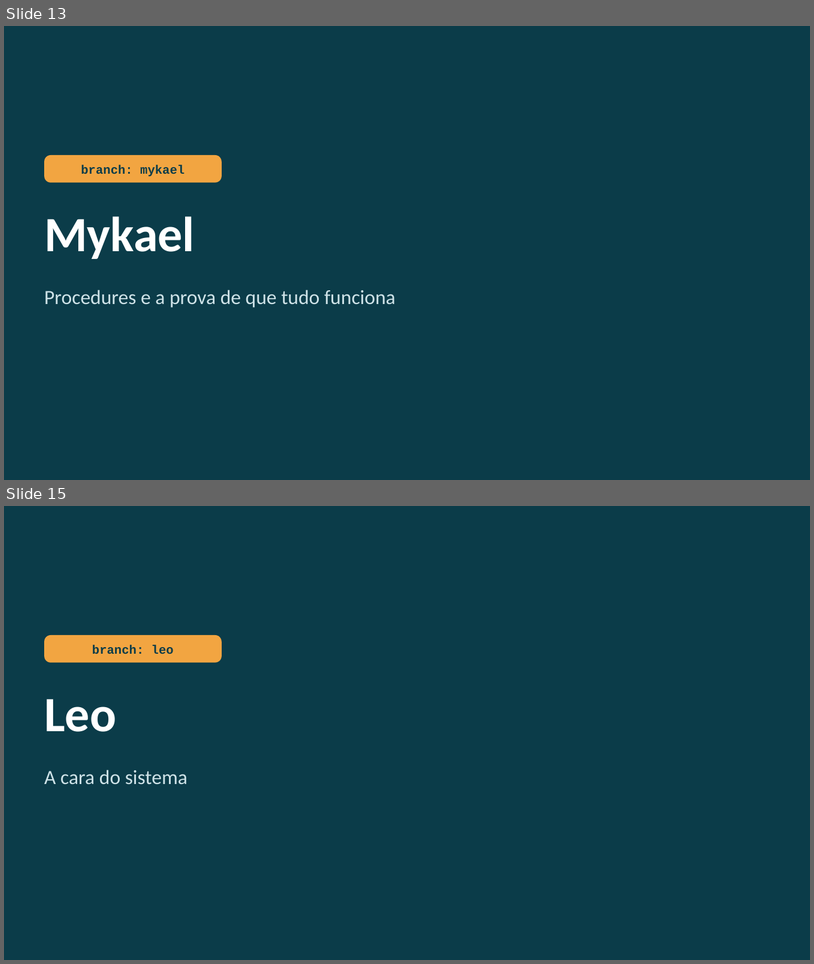
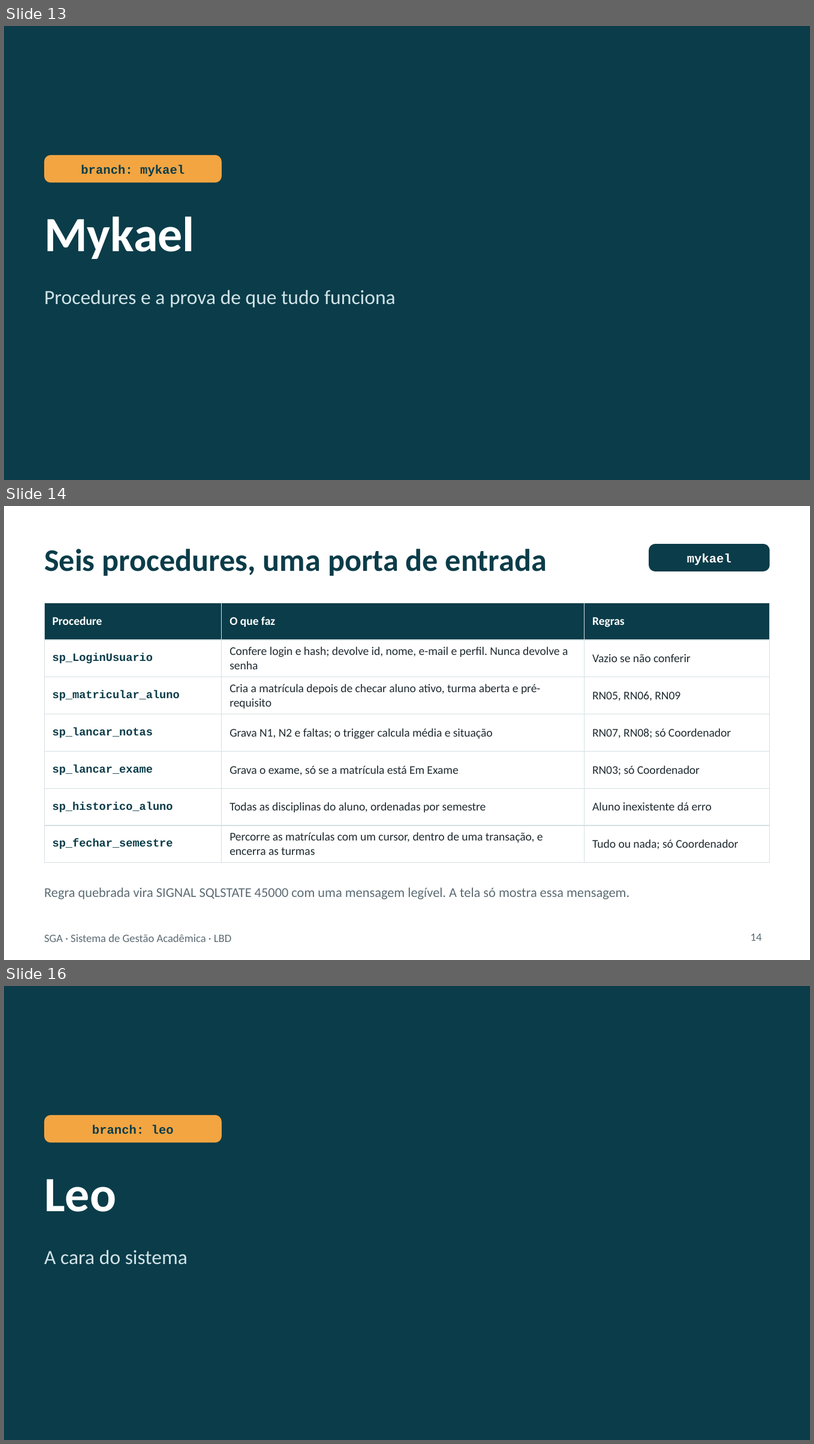
Before and after one commit to Diego-sfrr/AtividadeAvaliativaPOO, a slide deck: apresentacao/SGA_apresentacao.pptx. Shown one above the other, each under a label of ours: slides 13 and 15 before the commit, slides 13, 14 and 16 after it; the slides between them are not shown. The pictures are 814x964 and 814x1444 pixels, drawn with LibreOffice and Linux fonts; fonts in the diff are those of the drawing. Boxes give left, top, right and bottom in pixels: in the first picture for what was removed or moved away, otherwise in the second. Text is boxed around its words. In the diff, an @@ line names an element or a change of style, - is before the commit and + after.

```diff
--- a/apresentacao/SGA_apresentacao.pptx
+++ b/apresentacao/SGA_apresentacao.pptx
@@ slide 14 added at (4,506,810,960), background #FFFFFF @@
@@ text added at (44,549,547,576), 28 pt, text #0B3C49, bold @@
+Seis procedures, uma porta de entrada
@@ rounded rectangle added at (649,544,770,571), fill #0B3C49, 11 pt, text #FFFFFF, bold @@
+mykael
@@ table added at (44,603,770,857), 7 rows, 3 columns @@
+Procedure | O que faz | Regras
+sp_LoginUsuario | Confere login e hash; devolve id, nome, e-mail e perfil. Nunca devolve a senha | Vazio se não conferir
+sp_matricular_aluno | Cria a matrícula depois de checar aluno ativo, turma aberta e pré-requisito | RN05, RN06, RN09
+sp_lancar_notas | Grava N1, N2 e faltas; o trigger calcula média e situação | RN07, RN08; só Coordenador
+sp_lancar_exame | Grava o exame, só se a matrícula está Em Exame | RN03; só Coordenador
+sp_historico_aluno | Todas as disciplinas do aluno, ordenadas por semestre | Aluno inexistente dá erro
+sp_fechar_semestre | Percorre as matrículas com um cursor, dentro de uma transação, e encerra as turmas | Tudo ou nada; só Coordenador
@@ text added at (44,887,630,899), 12 pt, text #5B6B73 @@
+Regra quebrada vira SIGNAL SQLSTATE 45000 com uma mensagem legível. A tela só mostra essa mensagem.
@@ text added at (44,934,231,942), 10 pt, text #5B6B73 @@
+SGA · Sistema de Gestão Acadêmica · LBD
@@ page number added at (751,933,762,940), 10 pt, text #5B6B73 @@
+14
@@ what was slide 15 is now slide 16 @@
```
Also in this commit, not shown: 10 slides changed, 4 other slides added, 2 slides removed, 4 other files.
